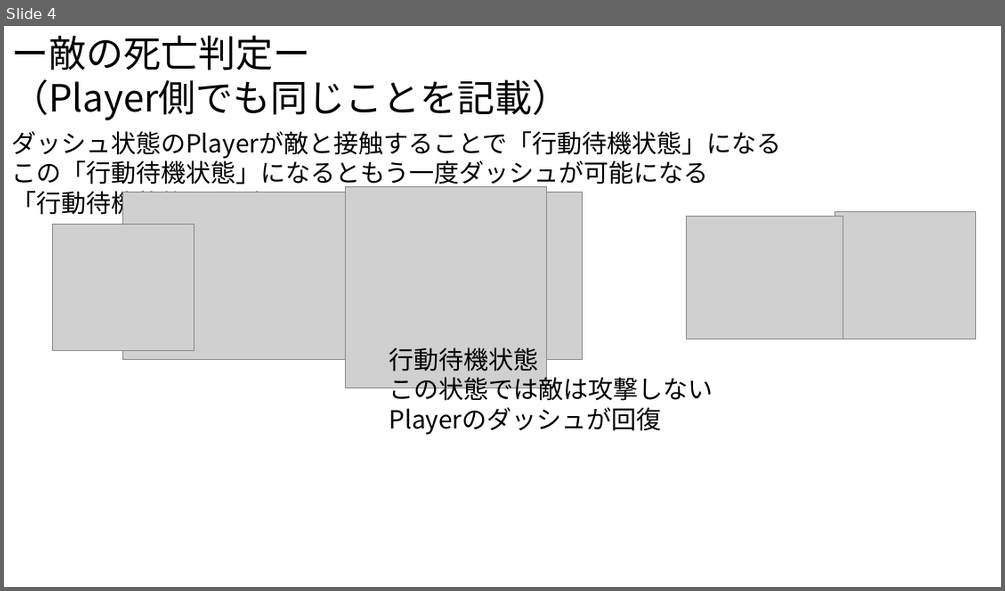
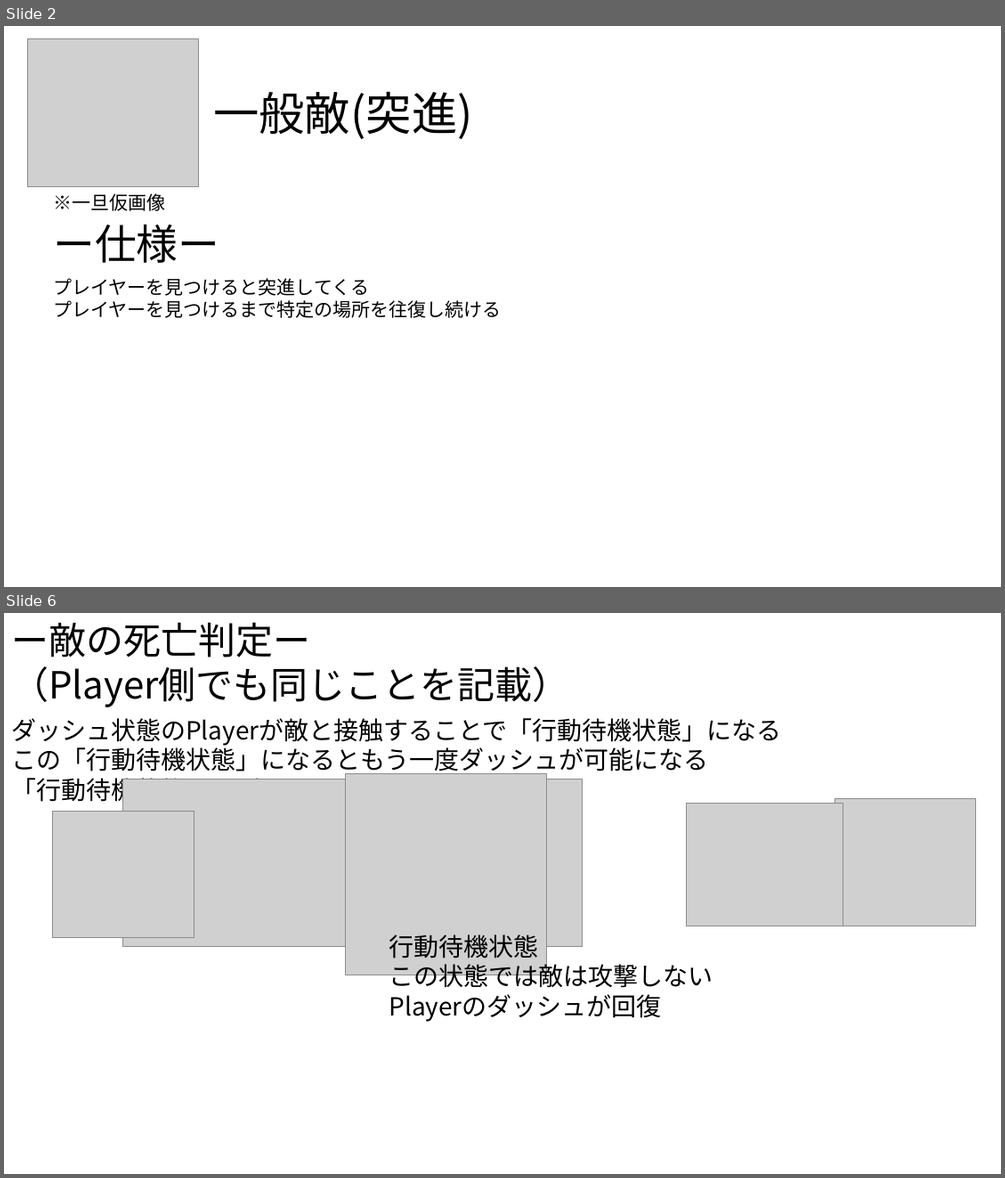
Before and after one commit to Shingo-Takenaka/Employment-work, a slide deck: 仕様書/Enemy.pptx. Shown one above the other, each under a label of ours: slide 4 before the commit, slides 2 and 6 after it; the slides between them are not shown. The pictures are 1005x591 and 1005x1178 pixels, drawn with LibreOffice and Linux fonts; fonts in the diff are those of the drawing; grey boxes stand for pictures. Boxes give left, top, right and bottom in pixels: in the first picture for what was removed or moved away, otherwise in the second. Text is boxed around its words. In the diff, an @@ line names an element or a change of style, - is before the commit and + after.

Commit message:
仕様書悩み...

```diff
--- a/仕様書/Enemy.pptx
+++ b/仕様書/Enemy.pptx
@@ slide 2 added at (x1=4, y1=26, x2=1001, y2=587), background #FFFFFF @@
@@ picture added at (x1=28, y1=38, x2=198, y2=187) @@
@@ text added at (x1=213, y1=91, x2=473, y2=139), 44 pt, text #000000 @@
+一般敵(突進)
@@ text added at (x1=53, y1=193, x2=165, y2=211), 18 pt, text #000000 @@
+※一旦仮画像
@@ text added at (x1=54, y1=224, x2=220, y2=263), 40 pt, text #000000 @@
+ー仕様ー
@@ text added at (x1=53, y1=278, x2=501, y2=318), 18 pt, text #000000 @@
+プレイヤーを見つけると突進してくる
+プレイヤーを見つけるまで特定の場所を往復し続ける
@@ what was slide 4 is now slide 6 @@
```
Also in this commit, not shown: 3 slides changed, 1 other slide added, 5 other files.
